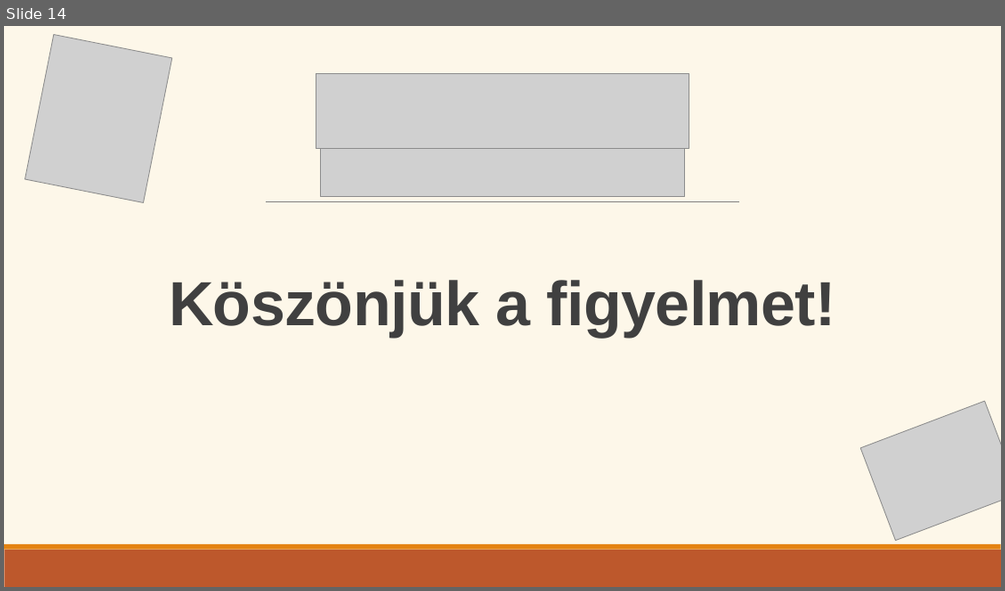
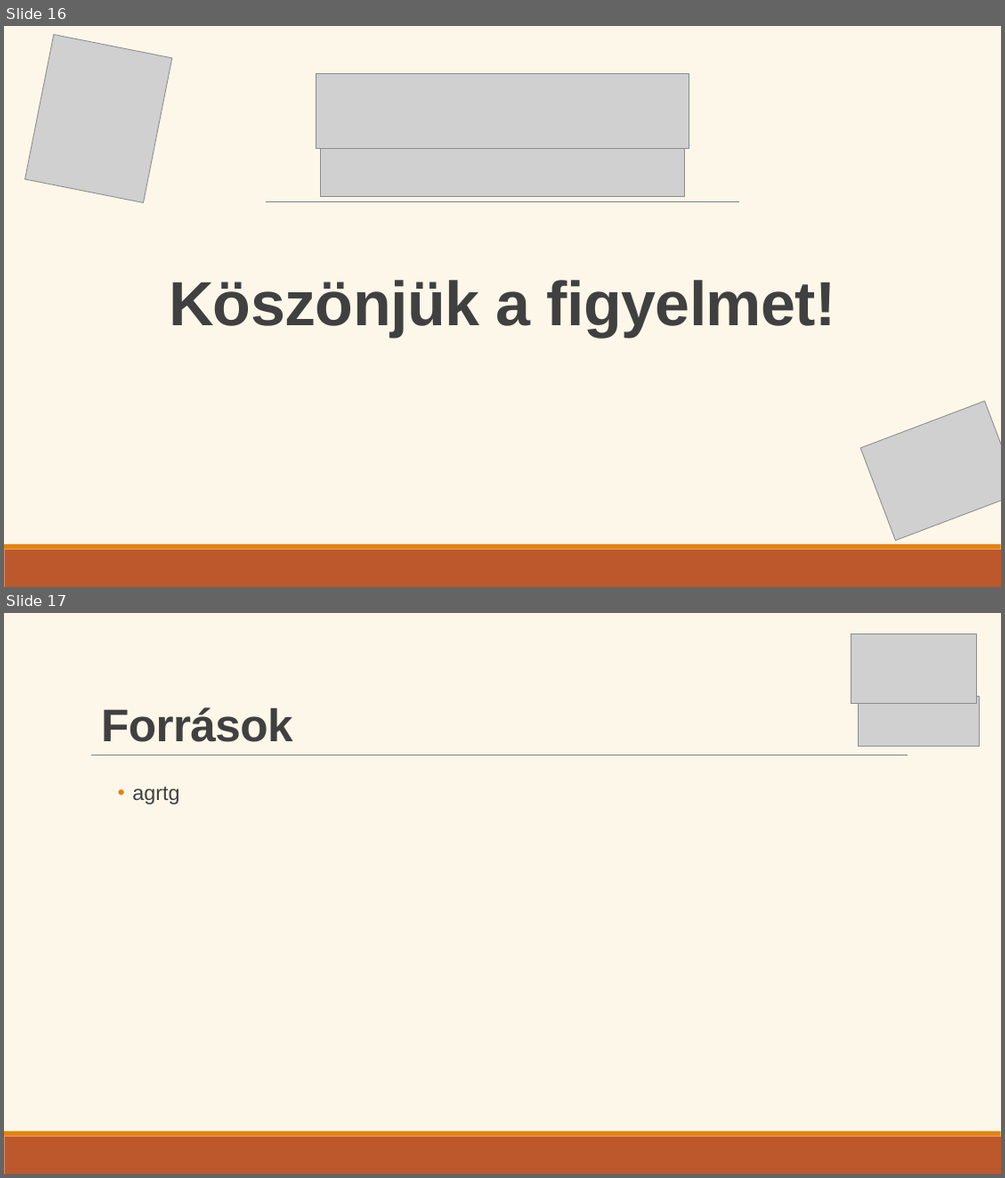
Before and after one commit to Ella50/13_S1_1_vizsgaremek, a slide deck: Dokumentációhoz/Prezentáció/eMenza_AtkariAriella_FarkasDominik.pptx. Shown one above the other, each under a label of ours: slide 14 before the commit, slides 16 and 17 after it. The pictures are 1005x591 and 1005x1178 pixels, drawn with LibreOffice and Linux fonts; fonts in the diff are those of the drawing; grey boxes stand for pictures. Boxes give left, top, right and bottom in pixels: in the first picture for what was removed or moved away, otherwise in the second. Text is boxed around its words. In the diff, an @@ line names an element or a change of style, - is before the commit and + after.

```diff
--- a/Dokumentációhoz/Prezentáció/eMenza_AtkariAriella_FarkasDominik.pptx
+++ b/Dokumentációhoz/Prezentáció/eMenza_AtkariAriella_FarkasDominik.pptx
@@ slide 17 added at (4, 613, 1001, 1174), background #FDF7E9; not listed: 2 template elements that a slide beside it also shows @@
@@ picture added at (850, 634, 977, 704) @@
@@ text added at (101, 707, 293, 742), 44 pt, text #404040, bold @@
+Források
@@ picture added at (858, 696, 979, 747) @@
@@ line added from (91, 755) to (907, 755), #808080 1 pt @@
@@ text added at (132, 787, 179, 804), 20 pt, text #404040 @@
+  • agrtg
@@ what was slide 14 is now slide 16 @@
```
Also in this commit, not shown: 3 slides changed, 2 other slides added.
